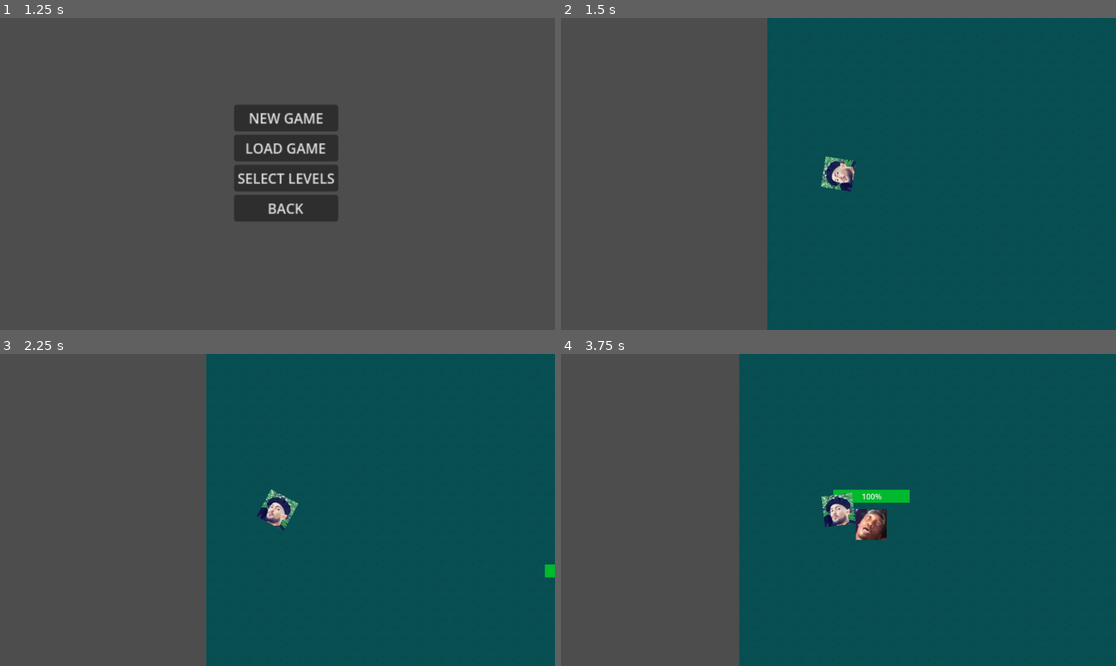
Above: before the commit, frames 1-4 (two rows, left to right).
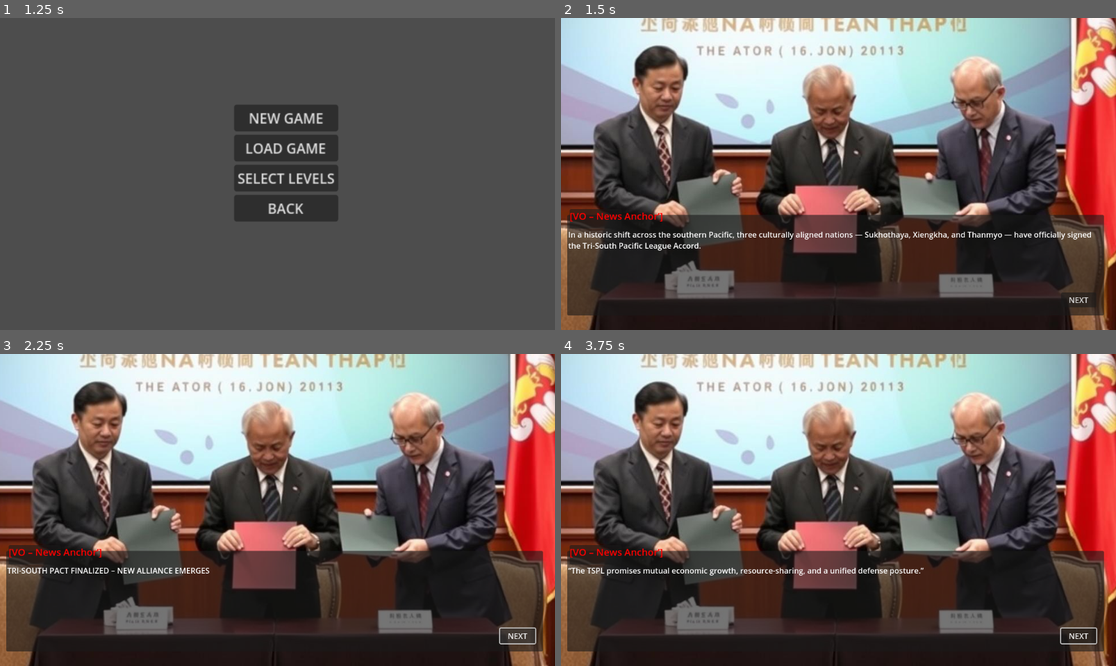
Above: after the commit, the same moments.

Repository: JoshuaSaayo/Project-Fallen-Republic
Game: Godot game, scene res://Scenes/main_menu.tscn
Two runs of this game, one before a commit and one after it. Both use one fixed random seed, a clock stepped at 60 frames per second and the inputs below.
Inputs (mouse positions are in pixels of both pictures, inside the frame that each line leads up to):
- Up to frame 1 (1.25 s): click "CAMPAIN" at 0.5 s
- Up to frame 2 (1.5 s): click "NEW GAME" at 1.25 s
- Up to frame 3 (2.25 s): click (516, 634) at 2 s, where only the run after the commit has a clickable "NEXT"
- Up to frame 4 (3.75 s): click (1077, 634) at 2.75 s, where only the run after the commit has a clickable "NEXT"; move the mouse to (960, 494) at 3.52 s; hold D (right) from 3.53 s (still down); click (960, 494) at 3.6 s

Frame 1 is identical in both runs. In frame 2, 96% of the frame differs, in the area x 0-100%, y 0-100%; in frame 3, 96%; in frame 4, 96%.

Commit message:
dialogue update

Diff:
--- a/game/Cutscenes/cutscene_1.gd
+++ b/game/Cutscenes/cutscene_1.gd
@@ -1,18 +1,17 @@
 extends Control
 
 var lines = [
-
-	{ "text": "[VISUAL: NEWS MONTAGE – GRAINY TV FOOTAGE]"},
-	{ "text": '[VO – News Anchor]: “In a historic shift across the southern Pacific, three culturally aligned nations — Sukhothaya, Xiengkha, and Thanmyo — have officially signed the Tri-South Pacific League Accord…”'},
-	{ "text": "[TEXT ON SCREEN: ‘TRI-SOUTH PACT FINALIZED – NEW ALLIANCE EMERGES’]"},
+	{ "bg": "res://Assets/Game_vn/visual_intro/cutscene_1.jpg"},
+	{ "name": "[VO – News Anchor’]"},
+	{ "text": "In a historic shift across the southern Pacific, three culturally aligned nations — Sukhothaya, Xiengkha, and Thanmyo — have officially signed the Tri-South Pacific League Accord."},
+	{ "text": "TRI-SOUTH PACT FINALIZED – NEW ALLIANCE EMERGES"},
 	{ "text": '“The TSPL promises mutual economic growth, resource-sharing, and a unified defense posture.”'},
-	{ "text": "[VISUAL: Parade, flags, leaders shaking hands]"},
+	{ "bg": "res://Assets/Game_vn/visual_intro/cutscene_1.2.jpg"},
+	{ "name": "lorem"},
 	{ "text": '“But not everyone is celebrating…”'},
-	{ "text": "[TEXT ON SCREEN: ‘TSPL: “Kampura must choose solidarity or isolation.”’]"},
+	{ "name": "TSPL"},
+	{ "text": "Kampura must choose solidarity or isolation."},
 	{ "text": '“The Kampura-Preyvatan Confederate Union, or KPCU, has rejected TSPL’s invitation—sparking rising tensions across shared borders.”'},
-	{ "text": '[TEXT FADES IN: ‘KPCU DENIES UNITY: CITES “EXPANSIONIST AGENDA”’]'},
-	{ "bg": "res://Assets/Game_vn/visual_intro/cutscene_1.jpg"},
-
 	{ "text": "[VISUAL: CHAOTIC NEWS FEEDS, BORDER TOWN FOOTAGE, MASKED VILLAGERS]", "bg": "res://Assets/Game_vn/visual_intro/cutscene_2.jpg" },
 	{ "text": "[VO – Female Reporter (urgent tone)]:" },
 	{ "text": "“Breaking news: Mass illness is reported across Thanmyo’s eastern border towns... Local authorities blame toxic runoff from Kampura’s energy grid near Namkhet Valley.”" },
@@ -31,10 +30,12 @@
 
 var index = 0
 var current_index = 0
+var current_name = ""  # Track current speaker
 
-@onready var dialogue_label = $DialogueBoxPanel/RichTextLabel
+@onready var dialogue_label = $DialogueBoxPanel/DialogueText
 @onready var next_btn: Button = $NextBtn
 @onready var background_image: TextureRect = $Panel/TextureRect
+@onready var name_label: Label = $NamePanel/NameLabel
 
 
 func _ready():
@@ -42,24 +43,34 @@
 
 func _on_next_btn_pressed():
 	show_next_line()
-
-func show_next_line():
 	if current_index >= lines.size():
 		start_game()
 		return
-	var entry = lines[current_index]
 
-	# Only update text if the key exists
-	if entry.has("text"):
-		dialogue_label.text = entry["text"]
-	else:
-		dialogue_label.text = ""  # Clear if no text
-	# Only update background if the key exists
-	if entry.has("bg"):
-		background_image.texture = load(entry["bg"])
+func show_next_line():
+	while current_index < lines.size():
+		var entry = lines[current_index]
+		current_index += 1
+
+		if entry.has("name"):
+			current_name = entry["name"]
+			name_label.text = current_name
+
+		if entry.has("bg"):
+			background_image.texture = load(entry["bg"])
+
+		if entry.has("text"):
+			name_label.text = current_name
+			dialogue_label.text = entry["text"]
+			return  # Only wait for user input after displaying text
+
+	# If all lines are done
+	print("End of dialogue")
+
+	# Keep showing current name even if "name" isn't updated
+	name_label.text = current_name
 
 	current_index += 1
 
-
 func start_game():
 	get_tree().change_scene_to_file("res://Maps/map_1.tscn")  # change this to your main scene
--- a/game/Cutscenes/cutscene_1.tscn
+++ b/game/Cutscenes/cutscene_1.tscn
@@ -29,14 +29,6 @@
 scale = Vector2(0.0540798, 0.0540798)
 texture = ExtResource("1_6h0wx")
 
-[node name="Label" type="Label" parent="."]
-layout_mode = 0
-offset_left = 295.0
-offset_top = 298.0
-offset_right = 335.0
-offset_bottom = 321.0
-text = "LOREM"
-
 [node name="DialogueBoxPanel" type="Panel" parent="."]
 layout_mode = 0
 offset_left = 13.0
@@ -44,14 +36,29 @@
 offset_right = 1127.0
 offset_bottom = 618.0
 
-[node name="RichTextLabel" type="RichTextLabel" parent="DialogueBoxPanel"]
+[node name="DialogueText" type="RichTextLabel" parent="DialogueBoxPanel"]
 layout_mode = 0
 offset_left = 2.0
-offset_top = 6.0
+offset_top = 29.0
 offset_right = 1112.0
 offset_bottom = 204.0
 text = "Lorem ipsum dolor sit amet, consectetur adipiscing elit. Sed do eiusmod tempor incididunt ut labore et dolore magna aliqua. Ut enim ad minim veniam, quis nostrud exercitation ullamco laboris nisi ut aliquip ex ea commodo consequat."
 fit_content = true
+
+[node name="NamePanel" type="Panel" parent="."]
+layout_mode = 0
+offset_left = 18.0
+offset_top = 397.0
+offset_right = 126.0
+offset_bottom = 437.0
+
+[node name="NameLabel" type="Label" parent="NamePanel"]
+layout_mode = 0
+offset_right = 69.0
+offset_bottom = 28.0
+theme_override_colors/font_color = Color(1, 0, 0, 1)
+theme_override_font_sizes/font_size = 20
+text = "LOREM"
 
 [node name="Timer" type="Timer" parent="."]
 
--- a/game/Scripts/campain_menu.gd
+++ b/game/Scripts/campain_menu.gd
@@ -2,7 +2,7 @@
 
 
 func _on_new_game_pressed() -> void:
-	get_tree().change_scene_to_file("res://Maps/map_1.tscn")
+	get_tree().change_scene_to_file("res://Cutscenes/cutscene_1.tscn")
 
 
 func _on_load_game_pressed() -> void:
Binary file added: game/Assets/Game_vn/visual_intro/cutscene_1.2.jpg
Not shown, added: game/Assets/Game_vn/visual_intro/cutscene_1.2.jpg.import
